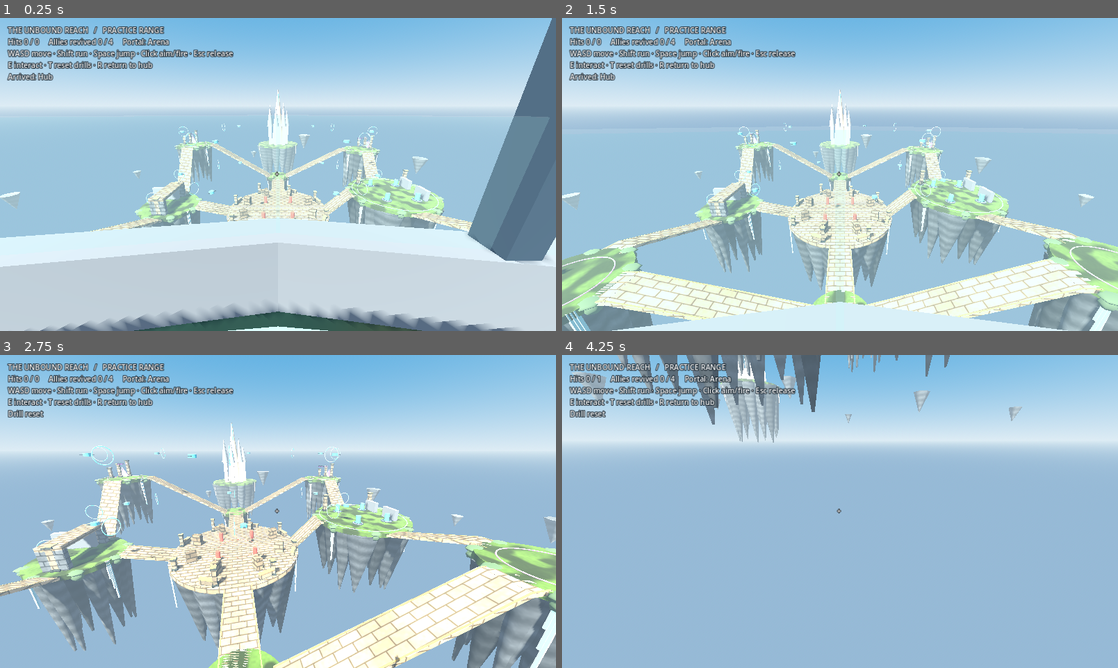
Above: before the commit, frames 1-4 (two rows, left to right).
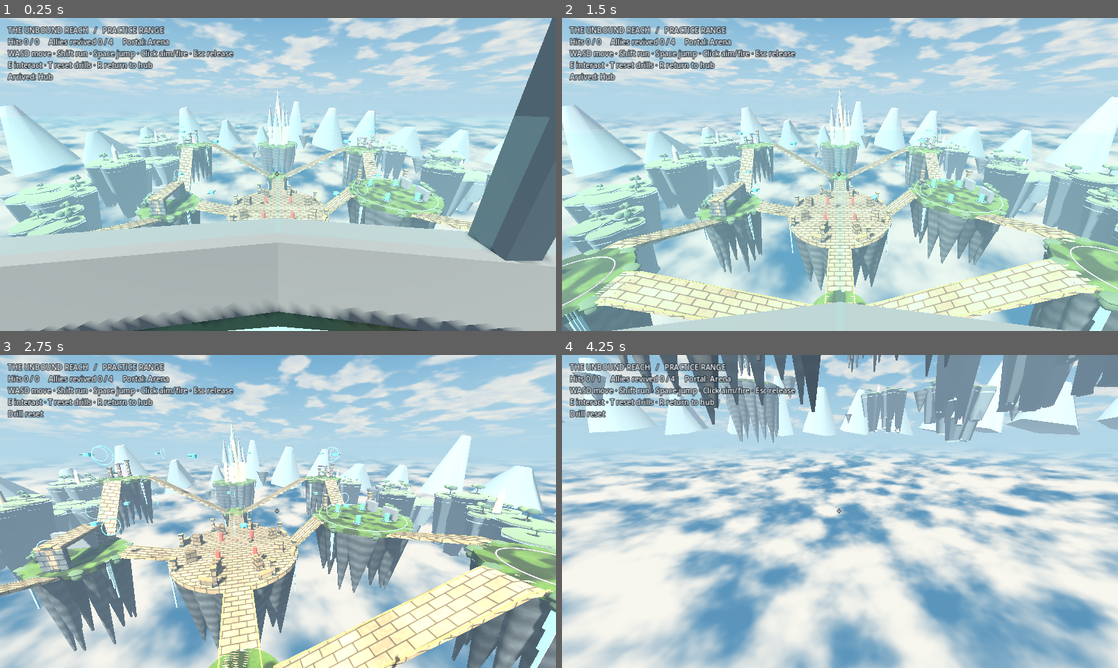
Above: after the commit, the same moments.

Repository: brysonandtiff-ops/AETHERFALL---REALMS-COLLIDE---HORIZEN-GAME-ENGINE-PROTOTYPE
Game: Godot game, scene res://scenes/bootstrap/main.tscn
Two runs of this game, one before a commit and one after it. Both use one fixed random seed, a clock stepped at 60 frames per second and the inputs below.
Inputs (mouse positions are in pixels of both pictures, inside the frame that each line leads up to):
- Up to frame 1 (0.25 s): no input
- Up to frame 2 (1.5 s): tap Enter at 0.5 s; move the mouse to (962, 158) at 0.52 s; hold D 0.53-1.28 s; tap E at 0.6 s; click (962, 158) at 0.67 s; tap Space at 0.77 s; move the mouse to (812, 174) at 1.27 s; hold W from 1.28 s (still down); tap R at 1.35 s
- Up to frame 3 (2.75 s): keep holding W; tap Space at 1.52 s; move the mouse to (289, 505) at 2.02 s; tap T at 2.1 s
- Up to frame 4 (4.25 s): keep holding W; move the mouse to (834, 517) at 2.77 s; tap Shift at 2.85 s; click (834, 517) at 2.92 s; tap Space at 3.02, 3.77 s; move the mouse to (878, 514) at 3.52 s; tap E at 3.6 s

The runs differ from the first frame. In frame 1, 64% of the frame differs, in the area x 0-100%, y 0-100%; in frame 2, 56%; in frame 3, 58%; in frame 4, 71%.

Commit message:
Frame the practice range with its cloud valley and retain the native walkability gate

Diff:
--- a/game/scenes/levels/realms/unbound_reach/unbound_reach.tscn
+++ b/game/scenes/levels/realms/unbound_reach/unbound_reach.tscn
@@ -1,8 +1,9 @@
-[gd_scene load_steps=7 format=3]
+[gd_scene load_steps=8 format=3]
 
 [ext_resource type="Script" path="res://scenes/levels/realms/unbound_reach/range.gd" id="1_range"]
 [ext_resource type="Script" path="res://scenes/levels/realms/unbound_reach/arrival_marker.gd" id="2_marker"]
 [ext_resource type="Script" path="res://scenes/levels/realms/unbound_reach/dressing.gd" id="3_dress"]
+[ext_resource type="Script" path="res://scenes/levels/realms/unbound_reach/reach_landscape.gd" id="4_horizon"]
 
 [sub_resource type="ProceduralSkyMaterial" id="SkyMaterial"]
 sky_top_color = Color(0.23, 0.51, 0.77, 1)
@@ -17,12 +18,14 @@
 background_mode = 2
 sky = SubResource("Sky")
 ambient_light_source = 2
-ambient_light_color = Color(0.77, 0.86, 1.0, 1)
-ambient_light_energy = 0.47
+ambient_light_color = Color(0.71, 0.79, 0.86, 1)
+ambient_light_energy = 0.38
+ambient_light_sky_contribution = 0.18
 tonemap_mode = 2
+tonemap_exposure = 0.90
 fog_enabled = true
-fog_light_color = Color(0.72, 0.82, 0.89, 1)
-fog_density = 0.0028
+fog_light_color = Color(0.61, 0.73, 0.82, 1)
+fog_density = 0.0033
 
 [node name="UnboundReach" type="Node3D"]
 script = ExtResource("1_range")
@@ -34,12 +37,15 @@
 [node name="RangeEnvironmentDetail" type="Node" parent="."]
 script = ExtResource("3_dress")
 
+[node name="ValleyLandscape" type="Node3D" parent="."]
+script = ExtResource("4_horizon")
+
 [node name="ValleyAtmosphere" type="WorldEnvironment" parent="."]
 environment = SubResource("Env")
 
 [node name="Sun" type="DirectionalLight3D" parent="."]
 rotation = Vector3(-0.93, -0.65, 0)
 light_color = Color(1, 0.92, 0.8, 1)
-light_energy = 0.93
+light_energy = 0.91
 shadow_enabled = true
 directional_shadow_max_distance = 105.0
